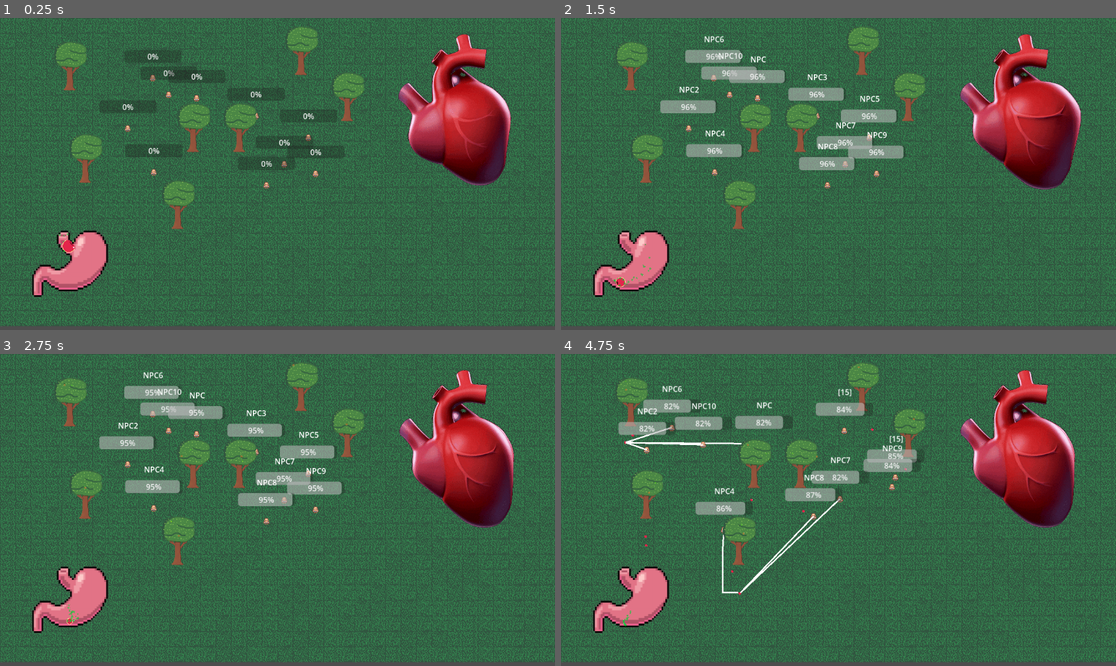
Above: before the commit, frames 1-4 (two rows, left to right).
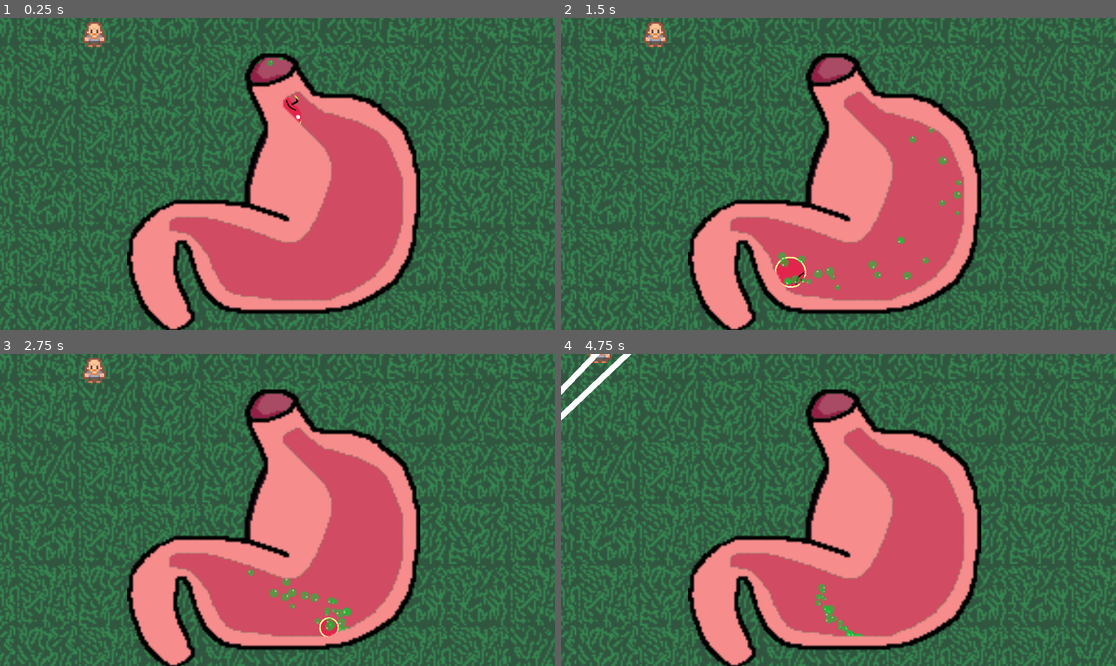
Above: after the commit, the same moments.

Repository: rundoom/Upraiser
Game: Godot game, scene res://world/mass_test.tscn
Two runs of this game, one before a commit and one after it. Both use one fixed random seed, a clock stepped at 60 frames per second and the inputs below.
Inputs (mouse positions are in pixels of both pictures, inside the frame that each line leads up to):
- Up to frame 1 (0.25 s): no input
- Up to frame 2 (1.5 s): move the mouse to (755, 99) at 0.52 s; click (755, 99) at 0.67 s; move the mouse to (688, 127) at 1.27 s; click (688, 127) at 1.42 s
- Up to frame 3 (2.75 s): move the mouse to (255, 450) at 2.02 s; click (255, 450) at 2.17 s
- Up to frame 4 (4.75 s): move the mouse to (716, 506) at 2.77 s; click (716, 506) at 2.92 s; move the mouse to (871, 472) at 3.52 s; click (871, 472) at 3.67 s; move the mouse to (838, 500) at 4.27 s; click (838, 500) at 4.42 s

The runs differ from the first frame. In frame 1, 60% of the frame differs, in the area x 0-100%, y 0-100%; in frame 2, 61%; in frame 3, 61%; in frame 4, 61%.
Error after the commit: Parse Error: Expected opening "(" after function name. (res://general/stomach.gd:4)

Commit message:
Better stomach

Diff:
--- a/creature/npc/npc.gd
+++ b/creature/npc/npc.gd
@@ -148,4 +148,12 @@
 
 func _input(event: InputEvent) -> void:
 	if under_cursor and event is InputEventMouseButton:
-		picked.emit()
+		picked.emit(self)
+
+
+func connect_to_ui():
+	var ui = get_tree().get_first_node_in_group("UI")
+
+	if ui != null:
+		pass
+#		picked.connect(ui.)
--- a/creature/npc/npc.tscn
+++ b/creature/npc/npc.tscn
@@ -120,7 +120,7 @@
 [sub_resource type="CircleShape2D" id="CircleShape2D_i6oj1"]
 radius = 21.0
 
-[node name="NPC" type="CharacterBody2D" groups=["$check_needs", "$energy_consume"]]
+[node name="NPC" type="CharacterBody2D" groups=["$check_needs", "$energy_consume", "with_ui"]]
 process_mode = 4
 input_pickable = true
 motion_mode = 1
--- a/creature/npc_manager.tscn
+++ b/creature/npc_manager.tscn
@@ -228,7 +228,7 @@
 [node name="Heart" type="AnimatedSprite2D" parent="."]
 sprite_frames = SubResource("SpriteFrames_k53sw")
 autoplay = "default"
-frame_progress = 0.225356
+frame_progress = 0.0379948
 script = ExtResource("3_gg4kv")
 
 [connection signal="beat" from="Heart" to="." method="_on_heartbeat"]
--- a/general/food_for_stomach.tscn
+++ b/general/food_for_stomach.tscn
@@ -8,7 +8,7 @@
 
 [sub_resource type="CircleShape2D" id="CircleShape2D_4ajad"]
 resource_local_to_scene = true
-radius = 15.0
+radius = 12.0
 
 [sub_resource type="Animation" id="Animation_2eu85"]
 length = 0.001
@@ -22,7 +22,7 @@
 "times": PackedFloat32Array(0),
 "transitions": PackedFloat32Array(1),
 "update": 0,
-"values": [15.0]
+"values": [12.0]
 }
 tracks/1/type = "value"
 tracks/1/imported = false
@@ -34,7 +34,7 @@
 "times": PackedFloat32Array(0),
 "transitions": PackedFloat32Array(1),
 "update": 0,
-"values": [15.0]
+"values": [12.0]
 }
 tracks/2/type = "value"
 tracks/2/imported = false
@@ -62,7 +62,7 @@
 "times": PackedFloat32Array(0, 5),
 "transitions": PackedFloat32Array(1, 1),
 "update": 0,
-"values": [15.0, 0.01]
+"values": [12.0, 0.01]
 }
 tracks/1/type = "method"
 tracks/1/imported = false
@@ -88,7 +88,7 @@
 "times": PackedFloat32Array(0, 5),
 "transitions": PackedFloat32Array(1, 1),
 "update": 0,
-"values": [15.0, 0.01]
+"values": [12.0, 0.01]
 }
 tracks/3/type = "value"
 tracks/3/imported = false
@@ -119,7 +119,7 @@
 [sub_resource type="ParticleProcessMaterial" id="ParticleProcessMaterial_s26wy"]
 resource_local_to_scene = true
 emission_shape = 2
-emission_sphere_radius = 15.0
+emission_sphere_radius = 12.0
 direction = Vector3(0, 0, 0)
 gravity = Vector3(0, -50, 0)
 scale_min = 0.03
@@ -130,7 +130,6 @@
 script = ExtResource("1_5m1sb")
 
 [node name="CollisionShape2D" type="CollisionShape2D" parent="."]
-visible = false
 shape = SubResource("CircleShape2D_4ajad")
 
 [node name="AnimationPlayer" type="AnimationPlayer" parent="."]
@@ -141,7 +140,7 @@
 
 [node name="Sprite2D" type="Sprite2D" parent="."]
 material = SubResource("ShaderMaterial_wj5tq")
-scale = Vector2(0.25, 0.25)
+scale = Vector2(0.2, 0.2)
 texture = ExtResource("4_ov5cw")
 region_rect = Rect2(153, 153, 16, 16)
 
--- /dev/null
+++ b/general/stomach.gd
@@ -0,0 +1,4 @@
+extends StaticBody2D
+
+
+func enter_food
--- a/general/stomach.tscn
+++ b/general/stomach.tscn
@@ -1,22 +1,21 @@
-[gd_scene load_steps=3 format=3 uid="uid://dyvpdquiw64mk"]
+[gd_scene load_steps=5 format=3 uid="uid://dyvpdquiw64mk"]
 
-[ext_resource type="Texture2D" uid="uid://cmmi0magq6eqx" path="res://general/stomach.png" id="1_o5rtn"]
+[ext_resource type="Script" path="res://general/stomach.gd" id="1_5etsb"]
 [ext_resource type="PackedScene" uid="uid://cinitjid5qfc7" path="res://general/food_for_stomach.tscn" id="2_3x7fs"]
+[ext_resource type="Texture2D" uid="uid://kj53bqycvrko" path="res://general/желудок(внеш).png" id="2_5rgum"]
+[ext_resource type="Texture2D" uid="uid://dkdotu1gx5ngd" path="res://general/желудок(внутр).png" id="3_1f3b0"]
 
 [node name="Stomach" type="StaticBody2D"]
+script = ExtResource("1_5etsb")
 
-[node name="Sprite2D" type="Sprite2D" parent="."]
-texture = ExtResource("1_o5rtn")
-
-[node name="CollisionPolygon2D" type="CollisionPolygon2D" parent="."]
-build_mode = 1
-polygon = PackedVector2Array(-26, -65, 0, -66, 9, -49, 41, -63, 76, -41, 76, -3, 60, 22, 29, 47, -13, 54, -37, 43, -31, 9, 1, 6, 1, -19, -15, -27, -26, -44)
+[node name="Желудок(внутр)" type="Sprite2D" parent="."]
+texture = ExtResource("3_1f3b0")
 
 [node name="EnterPoint" type="Marker2D" parent="."]
 position = Vector2(-13, -56)
 
 [node name="FoodForStomach" parent="EnterPoint" instance=ExtResource("2_3x7fs")]
-position = Vector2(3, 6)
+position = Vector2(13, -6)
 
 [node name="SpawnPoint" type="Node2D" parent="."]
 
@@ -34,3 +33,10 @@
 
 [node name="Marker2D4" type="Marker2D" parent="SpawnPoint"]
 position = Vector2(23, 8)
+
+[node name="Желудок(внеш)" type="Sprite2D" parent="."]
+texture = ExtResource("2_5rgum")
+
+[node name="CollisionPolygon2D" type="CollisionPolygon2D" parent="."]
+build_mode = 1
+polygon = PackedVector2Array(-24, -73, 13, -93, 12, -68, 22, -52, 47, -46, 67, -28, 72, 3, 61, 39, 47, 51, 28, 57, 3, 58, -20, 55, -32, 44, -33, 29, -31, 10, 11, 22, 26, -12, -3, -32)
--- /dev/null
+++ b/general/ui.gd
@@ -0,0 +1 @@
+extends CanvasLayer
--- /dev/null
+++ b/general/ui.tscn
@@ -0,0 +1,10 @@
+[gd_scene load_steps=3 format=3 uid="uid://dld3slhpwbb0n"]
+
+[ext_resource type="Script" path="res://general/ui.gd" id="1_o30ur"]
+[ext_resource type="PackedScene" uid="uid://dyvpdquiw64mk" path="res://general/stomach.tscn" id="1_s6ret"]
+
+[node name="UI" type="CanvasLayer"]
+script = ExtResource("1_o30ur")
+
+[node name="Stomach" parent="." instance=ExtResource("1_s6ret")]
+position = Vector2(145, 510)
--- a/world/fix_twitch.tscn
+++ b/world/fix_twitch.tscn
@@ -8,3 +8,7 @@
 
 [node name="NPC" parent="." index="3" instance=ExtResource("3_shbvy")]
 position = Vector2(505, 155)
+SPEED = 100
+MAX_ENERGY = 300.0
+energy_consume_idle = 1
+MAX_FOOD = 30
--- a/world/mass_test.tscn
+++ b/world/mass_test.tscn
@@ -9,33 +9,73 @@
 
 [node name="NPC" parent="." index="3" instance=ExtResource("2_55si8")]
 position = Vector2(408, 166)
+SPEED = 100
+MAX_ENERGY = 300.0
+energy_consume_idle = 1
+MAX_FOOD = 30
 
 [node name="NPC2" parent="." index="4" instance=ExtResource("2_55si8")]
 position = Vector2(265, 229)
+SPEED = 100
+MAX_ENERGY = 300.0
+energy_consume_idle = 1
+MAX_FOOD = 30
 
 [node name="NPC3" parent="." index="5" instance=ExtResource("2_55si8")]
 position = Vector2(531, 203)
+SPEED = 100
+MAX_ENERGY = 300.0
+energy_consume_idle = 1
+MAX_FOOD = 30
 
 [node name="NPC4" parent="." index="6" instance=ExtResource("2_55si8")]
 position = Vector2(319, 320)
+SPEED = 100
+MAX_ENERGY = 300.0
+energy_consume_idle = 1
+MAX_FOOD = 30
 
 [node name="NPC5" parent="." index="7" instance=ExtResource("2_55si8")]
 position = Vector2(640, 248)
+SPEED = 100
+MAX_ENERGY = 300.0
+energy_consume_idle = 1
+MAX_FOOD = 30
 
 [node name="NPC7" parent="." index="8" instance=ExtResource("2_55si8")]
 position = Vector2(590, 303)
 safe_margin = 0.08
+SPEED = 100
+MAX_ENERGY = 300.0
+energy_consume_idle = 1
+MAX_FOOD = 30
 
 [node name="NPC8" parent="." index="9" instance=ExtResource("2_55si8")]
 position = Vector2(553, 347)
 safe_margin = 0.08
+SPEED = 100
+MAX_ENERGY = 300.0
+energy_consume_idle = 1
+MAX_FOOD = 30
 
 [node name="NPC9" parent="." index="10" instance=ExtResource("2_55si8")]
 position = Vector2(655, 323)
 safe_margin = 0.08
+SPEED = 100
+MAX_ENERGY = 300.0
+energy_consume_idle = 1
+MAX_FOOD = 30
 
 [node name="NPC6" parent="." index="11" instance=ExtResource("2_55si8")]
 position = Vector2(316.885, 124.261)
+SPEED = 100
+MAX_ENERGY = 300.0
+energy_consume_idle = 1
+MAX_FOOD = 30
 
 [node name="NPC10" parent="." index="12" instance=ExtResource("2_55si8")]
 position = Vector2(350.182, 158.748)
+SPEED = 100
+MAX_ENERGY = 300.0
+energy_consume_idle = 1
+MAX_FOOD = 30
--- a/world/test_nav.tscn
+++ b/world/test_nav.tscn
@@ -1501,5 +1501,9 @@
 
 [node name="NPC" parent="." instance=ExtResource("4_7o2pp")]
 position = Vector2(376, 232)
+SPEED = 100
+MAX_ENERGY = 300.0
+energy_consume_idle = 1
+MAX_FOOD = 30
 
 [connection signal="ready" from="." to="." method="create_pathfinding_points" flags=18]
--- a/world/world.tscn
+++ b/world/world.tscn
@@ -7,6 +7,7 @@
 [ext_resource type="Texture2D" uid="uid://c23nencvcfrwp" path="res://world/26de6996f7682487.png" id="3_1gjqf"]
 [ext_resource type="PackedScene" uid="uid://dyvpdquiw64mk" path="res://general/stomach.tscn" id="4_gbsgl"]
 [ext_resource type="PackedScene" uid="uid://vyjttmqiweit" path="res://world/trees/tree.tscn" id="6_qme0r"]
+[ext_resource type="PackedScene" uid="uid://dld3slhpwbb0n" path="res://general/ui.tscn" id="7_o7yiw"]
 
 [sub_resource type="TileSetAtlasSource" id="TileSetAtlasSource_2c7dk"]
 texture = ExtResource("1_l0kkb")
@@ -1591,14 +1592,14 @@
 [node name="NPCManager" parent="." instance=ExtResource("1_k7wb5")]
 position = Vector2(956, 199)
 
-[node name="CanvasLayer" type="CanvasLayer" parent="."]
-
-[node name="Stomach" parent="CanvasLayer" instance=ExtResource("4_gbsgl")]
-position = Vector2(145, 510)
+[node name="CanvasLayer" parent="." instance=ExtResource("7_o7yiw")]
+visible = false
 
 [node name="Camera2D" type="Camera2D" parent="."]
 position = Vector2(648, 420)
-enabled = false
 zoom = Vector2(4, 4)
 
+[node name="Stomach2" parent="." instance=ExtResource("4_gbsgl")]
+position = Vector2(646, 430)
+
 [connection signal="ready" from="." to="." method="create_pathfinding_points"]
Binary file added: general/желудок(внеш).png
Not shown, added: general/желудок(внеш).png.import
Binary file added: general/желудок(внутр).png
Not shown, added: general/желудок(внутр).png.import
Not shown: 1 places in world/world.tscn that only renumber resources
